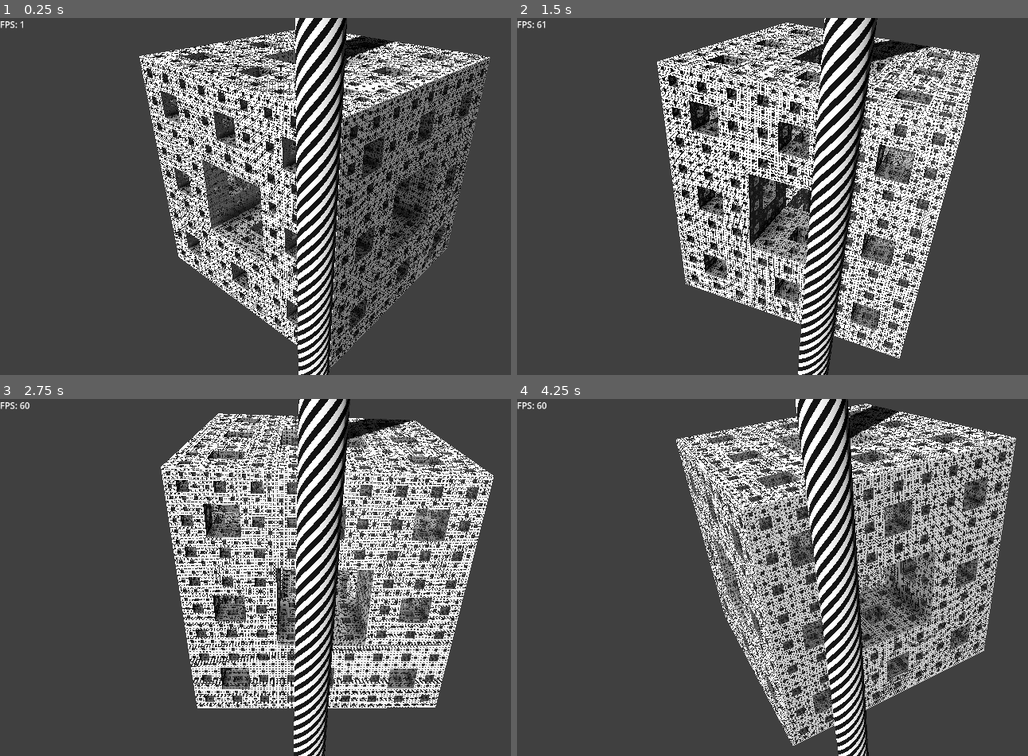
Above: before the commit, frames 1-4 (two rows, left to right).
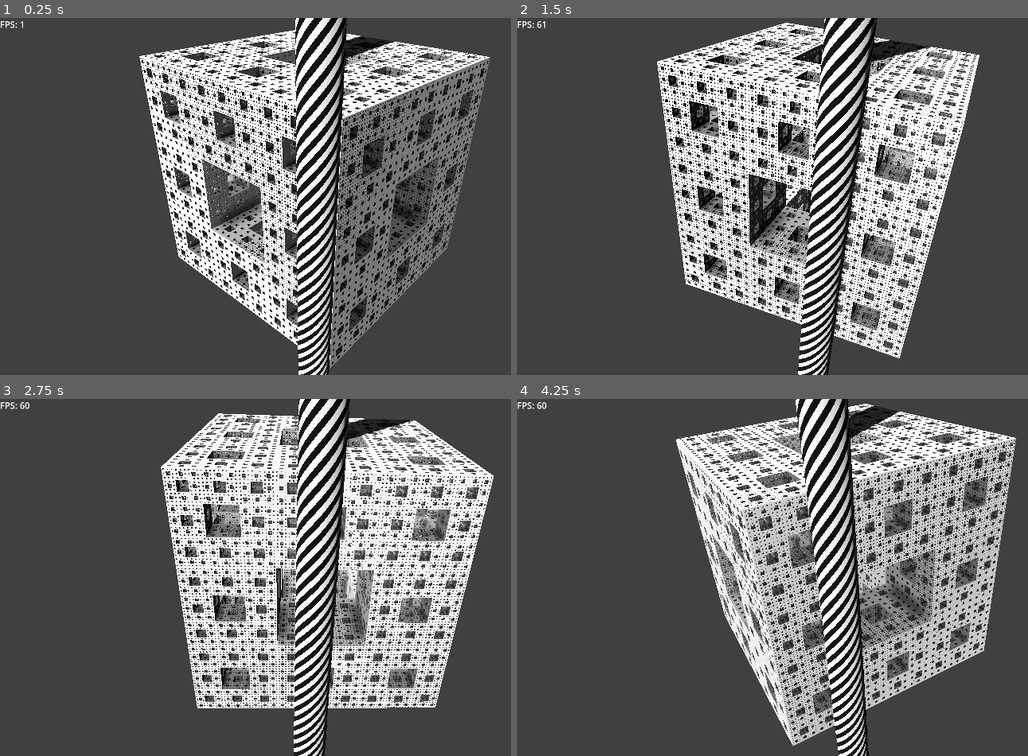
Above: after the commit, the same moments.

Repository: NormallyNormal/Marchless-Menger-Sponge
Game: Godot game, scene res://main.tscn
Same seed, same stepped clock (60 frames per second), same inputs: the game is played once before the commit and once after it.
Inputs:
- Up to frame 1 (0.25 s): no input
- Up to frame 2 (1.5 s): no input
- Up to frame 3 (2.75 s): no input
- Up to frame 4 (4.25 s): no input

The runs differ from the first frame. In frame 1, 6.1% of the frame differs, in the area x 27-96%, y 0-100%; in frame 2, 5.5%; in frame 3, 5.9%; in frame 4, 6.4%, in the area x 31-98%, y 0-100%.

Commit message:
LOD system to reduce Moiré patterns

Diff:
--- a/CUBE.tscn
+++ b/CUBE.tscn
@@ -12,6 +12,7 @@
 shader_parameter/surface_color = Color(1, 1, 1, 1)
 shader_parameter/ao_strength = 0.5
 shader_parameter/orthographic = false
+shader_parameter/level_of_detail = 3.0
 
 [sub_resource type="PlaneMesh" id="PlaneMesh_a202f"]
 size = Vector2(1, 1)
--- a/main.tscn
+++ b/main.tscn
@@ -16,6 +16,10 @@
 top_radius = 0.1
 bottom_radius = 0.1
 height = 4.0
+radial_segments = 24
+rings = 0
+cap_top = false
+cap_bottom = false
 
 [sub_resource type="Environment" id="Environment_ig7tw"]
 background_mode = 1
@@ -62,6 +66,7 @@
 
 [node name="CollisionShape3D" type="CollisionShape3D" parent="."]
 transform = Transform3D(0.70710677, 0.35355338, -0.6123724, 0, 0.8660254, 0.5, 0.70710677, -0.35355338, 0.6123724, 0, 0, 0)
+visible = false
 shape = SubResource("SphereShape3D_0xm2m")
 
 [node name="Camera3D" type="Camera3D" parent="CollisionShape3D"]
--- a/menger_sponge.gdshader
+++ b/menger_sponge.gdshader
@@ -1,11 +1,12 @@
 shader_type spatial;
 
-uniform int hole_iterations : hint_range(1, 6) = 5;
-uniform int cut_iterations : hint_range(1, 4) = 2;
+uniform int hole_iterations : hint_range(1, 8) = 6;
+uniform int cut_iterations : hint_range(1, 4) = 4;
 uniform float hole_depth : hint_range(0.1, 5.0) = 1.0;
 uniform vec3 surface_color : source_color = vec3(1.0);
 uniform float ao_strength : hint_range(0.0, 1.0) = 0.5;
 uniform bool orthographic = false;
+uniform float level_of_detail : hint_range(1.0, 10.0) = 4.0;
 
 varying vec3 original_normal;
 
@@ -161,136 +162,151 @@
     int level = check_hole(UV, local_uv, current_scale, hole_iterations, 0, is_corner, false);
 
     if (level != 0) {
-    vec3 tan_view = vec3(
-        -dot(view_dir, TANGENT),
-        dot(view_dir, BINORMAL),
-        -abs(dot(view_dir, NORMAL)) - 0.001
-    );
-
-    vec2 face_uv;
-    int face_id;
-    float z_depth;
-    float ray_length;
-
-    float depth_stretch = POW3[min(level, 6)];
-    vec3 tan_normal = ray_box_interior(local_uv, tan_view, hole_depth * 2.0, depth_stretch,
-                                        face_uv, face_id, z_depth, ray_length);
-
-    float accumulated_scale = current_scale * 0.5;
-    float total_ray_length = ray_length * accumulated_scale;
-
-    if (face_id == 0) discard;
-
-    float ao_total = calculate_ao(face_uv, z_depth, face_id);
-    int total_level = level;
-
-    vec3 cur_tangent = TANGENT;
-    vec3 cur_binormal = BINORMAL;
-    vec3 cur_normal = NORMAL;
-    vec3 cur_tan_normal = tan_normal;
-    vec2 cur_face_uv = face_uv;
-    int cur_face_id = face_id;
-
-    float handedness = FRONT_FACING ? 1.0 : -1.0;
-
-    for (int cut = 0; cut < cut_iterations; cut++) {
-        if (cur_face_id < 1 || cur_face_id > 4) break;
-
-        vec2 inner_local_uv;
-        float inner_scale;
-        int max_inner = hole_iterations - total_level;
-        int inner_level = check_hole(cur_face_uv, inner_local_uv, inner_scale, max_inner, max_inner, is_corner, is_corner);
-
-        if (inner_level == 0) break;
-
-        if (cut == cut_iterations - 1) {
-            ALBEDO *= 0.5;
-            break;
-        }
-
-        vec3 wall_normal = normalize(
-            cur_tan_normal.x * cur_tangent +
-            cur_tan_normal.y * cur_binormal +
-            cur_tan_normal.z * cur_normal
-        );
-
-        vec3 wall_tangent, wall_binormal;
-
-        bool is_x_wall = (cur_face_id == 1 || cur_face_id == 2);
-        if (is_x_wall) {
-            wall_binormal = cur_binormal;
-            wall_tangent = handedness * cross(wall_normal, wall_binormal);
-        } else {
-            wall_tangent = cur_tangent;
-            wall_binormal = handedness * cross(wall_normal, wall_tangent);
-        }
-
-        if (cur_face_id == 2) wall_tangent = -wall_tangent;
-        if (cur_face_id == 4) wall_binormal = -wall_binormal;
-        if (cur_face_id == 1 || cur_face_id == 4) handedness = -handedness;
-
-        if (inner_level <= -2) {
-            float offset = 0.333333333;
-            if (cur_face_id == 3 || cur_face_id == 4) {
-                inner_local_uv.x += offset;
-            } else {
-                inner_local_uv.y += offset;
-            }
-        }
-
-        wall_tangent = normalize(wall_tangent);
-        wall_binormal = normalize(wall_binormal);
-
-        vec3 inner_tan_view = vec3(
-            -dot(view_dir, wall_tangent),
-            dot(view_dir, wall_binormal),
-            -abs(dot(view_dir, wall_normal)) - 0.001
-        );
-
-        vec2 new_face_uv;
-        int new_face_id;
-        float new_z_depth;
-        float new_ray_length;
-
-        int abs_inner = abs(inner_level);
-        float inner_depth_stretch = POW3[min(abs_inner, 6)];
-        vec3 new_tan_normal = ray_box_interior(inner_local_uv, inner_tan_view, hole_depth * 2.0,
-                                                inner_depth_stretch, new_face_uv, new_face_id,
-                                                new_z_depth, new_ray_length);
-
-        accumulated_scale *= inner_scale;
-        total_ray_length += new_ray_length * accumulated_scale;
-
-        if (new_face_id == 0) discard;
-
-        ao_total *= calculate_ao(new_face_uv, new_z_depth, new_face_id);
-
-        total_level += inner_level;
-        cur_face_uv = new_face_uv;
-        cur_face_id = new_face_id;
-        cur_tan_normal = new_tan_normal;
-        cur_tangent = wall_tangent;
-        cur_binormal = wall_binormal;
-        cur_normal = wall_normal;
-    }
-
-    NORMAL = normalize(
-        cur_tan_normal.x * cur_tangent +
-        cur_tan_normal.y * cur_binormal +
-        cur_tan_normal.z * cur_normal
-    );
-
-    float ao = mix(1.0, ao_total, ao_strength);
-    float depth_darken = exp(float(-total_level) * 0.3);
-    ALBEDO *= ao * depth_darken;
-
-    vec3 interior_pos = VERTEX - normalize(VIEW) * total_ray_length;
-    if (level < 6) {
-        LIGHT_VERTEX = interior_pos;
-    }
-    clip_pos = PROJECTION_MATRIX * vec4(interior_pos, 1.0);
-    DEPTH = clip_pos.z / clip_pos.w;
-    }
+		float uv_detail = fwidth(UV.x) + fwidth(UV.y);
+	    float detail_threshold = uv_detail / current_scale;
+	    if (detail_threshold > level_of_detail) {
+	        // lod exit
+	    } else {
+		    vec3 tan_view = vec3(
+		        -dot(view_dir, TANGENT),
+		        dot(view_dir, BINORMAL),
+		        -abs(dot(view_dir, NORMAL)) - 0.001
+	    	);
+
+		    vec2 face_uv;
+		    int face_id;
+		    float z_depth;
+		    float ray_length;
+
+		    float depth_stretch = POW3[min(level, 6)];
+		    vec3 tan_normal = ray_box_interior(local_uv, tan_view, hole_depth * 2.0, depth_stretch,
+		                                        face_uv, face_id, z_depth, ray_length);
+
+		    float accumulated_scale = current_scale * 0.5;
+		    float total_ray_length = ray_length * accumulated_scale;
+
+		    if (face_id == 0) discard;
+
+		    float ao_total = calculate_ao(face_uv, z_depth, face_id);
+		    int total_level = level;
+
+		    vec3 cur_tangent = TANGENT;
+		    vec3 cur_binormal = BINORMAL;
+		    vec3 cur_normal = NORMAL;
+		    vec3 cur_tan_normal = tan_normal;
+		    vec2 cur_face_uv = face_uv;
+		    int cur_face_id = face_id;
+
+		    float handedness = 1.0;
+
+		    for (int cut = 0; cut < cut_iterations; cut++) {
+		        if (cur_face_id < 1 || cur_face_id > 4) break;
+
+		        vec2 inner_local_uv;
+		        float inner_scale;
+		        int max_inner = hole_iterations - total_level;
+		        int inner_level = check_hole(cur_face_uv, inner_local_uv, inner_scale, max_inner, max_inner, is_corner, is_corner);
+
+
+		        if (inner_level == 0) break;
+
+
+				detail_threshold = fwidth(cur_face_uv.x) + fwidth(cur_face_uv.y);
+				if (detail_threshold / inner_scale > level_of_detail) break;
+
+		        if (cut == cut_iterations - 1) {
+		            ALBEDO *= 0.5;
+		            break;
+		        }
+
+
+
+		        vec3 wall_normal = normalize(
+		            cur_tan_normal.x * cur_tangent +
+		            cur_tan_normal.y * cur_binormal +
+		            cur_tan_normal.z * cur_normal
+		        );
+
+		        vec3 wall_tangent, wall_binormal;
+
+		        bool is_x_wall = (cur_face_id == 1 || cur_face_id == 2);
+		        if (is_x_wall) {
+		            wall_binormal = cur_binormal;
+		            wall_tangent = handedness * cross(wall_normal, wall_binormal);
+		        } else {
+		            wall_tangent = cur_tangent;
+		            wall_binormal = handedness * cross(wall_normal, wall_tangent);
+		        }
+
+		        if (cur_face_id == 2) wall_tangent = -wall_tangent;
+		        if (cur_face_id == 4) wall_binormal = -wall_binormal;
+		        if (cur_face_id == 1 || cur_face_id == 4) handedness = -handedness;
+
+		        if (inner_level <= -2) {
+		            float offset = 0.333333333;
+		            if (cur_face_id == 3 || cur_face_id == 4) {
+		                inner_local_uv.x += offset;
+		            } else {
+		                inner_local_uv.y += offset;
+		            }
+		        }
+
+		        wall_tangent = normalize(wall_tangent);
+		        wall_binormal = normalize(wall_binormal);
+
+		        vec3 inner_tan_view = vec3(
+		            -dot(view_dir, wall_tangent),
+		            dot(view_dir, wall_binormal),
+		            -abs(dot(view_dir, wall_normal)) - 0.001
+		        );
+
+		        vec2 new_face_uv;
+		        int new_face_id;
+		        float new_z_depth;
+		        float new_ray_length;
+
+		        int abs_inner = abs(inner_level);
+		        float inner_depth_stretch = POW3[min(abs_inner, 6)];
+		        vec3 new_tan_normal = ray_box_interior(inner_local_uv, inner_tan_view, hole_depth * 2.0,
+		                                                inner_depth_stretch, new_face_uv, new_face_id,
+		                                                new_z_depth, new_ray_length);
+
+		        accumulated_scale *= inner_scale;
+		        total_ray_length += new_ray_length * accumulated_scale;
+
+		        if (new_face_id == 0) discard;
+
+		        ao_total *= calculate_ao(new_face_uv, new_z_depth, new_face_id);
+
+		        total_level += inner_level;
+		        cur_face_uv = new_face_uv;
+		        cur_face_id = new_face_id;
+		        cur_tan_normal = new_tan_normal;
+		        cur_tangent = wall_tangent;
+		        cur_binormal = wall_binormal;
+		        cur_normal = wall_normal;
+		    }
+
+		    NORMAL = normalize(
+		        cur_tan_normal.x * cur_tangent +
+		        cur_tan_normal.y * cur_binormal +
+		        cur_tan_normal.z * cur_normal
+		    );
+
+		    float ao = mix(1.0, ao_total, ao_strength);
+		    float depth_darken = exp(float(-total_level) * 0.3);
+			float hole_fade = smoothstep(0.0, 1.0, clamp(level_of_detail - detail_threshold, 0.0, 1.0));
+		    ALBEDO *= ao * depth_darken;
+			ALBEDO = mix(surface_color, ALBEDO, hole_fade);
+
+		    vec3 interior_pos = VERTEX - normalize(VIEW) * total_ray_length;
+		    if (level < 6) {
+		        LIGHT_VERTEX = interior_pos;
+		    }
+		    clip_pos = PROJECTION_MATRIX * vec4(interior_pos, 1.0);
+		    DEPTH = clip_pos.z / clip_pos.w;
+	    }
+	}
 }
 
 void light() {
